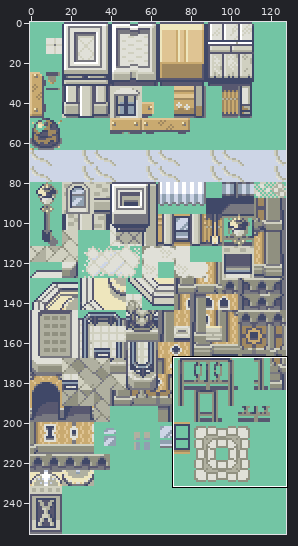
Two states of a sprite sheet, data/tilesets/secondary/rustboro/tiles.png. The first picture is a wide view before the edit; the outline marks the close-up.
Close-up. Before the edit:
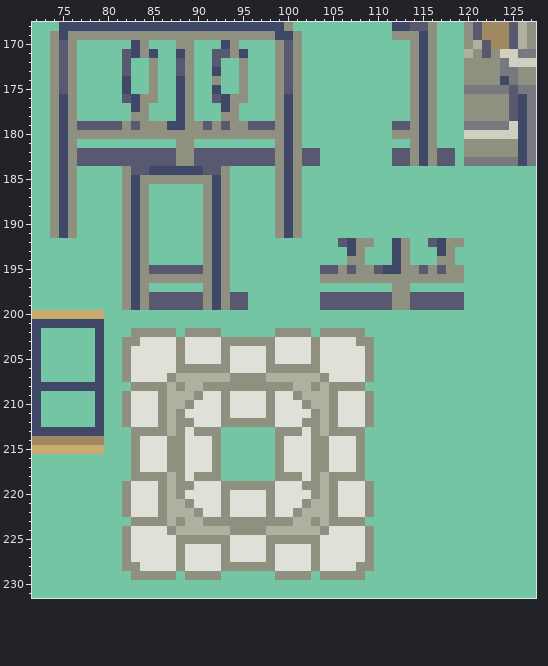
The file is 128x256 pixels. Shown: x 72..127, y 168..231.
After:
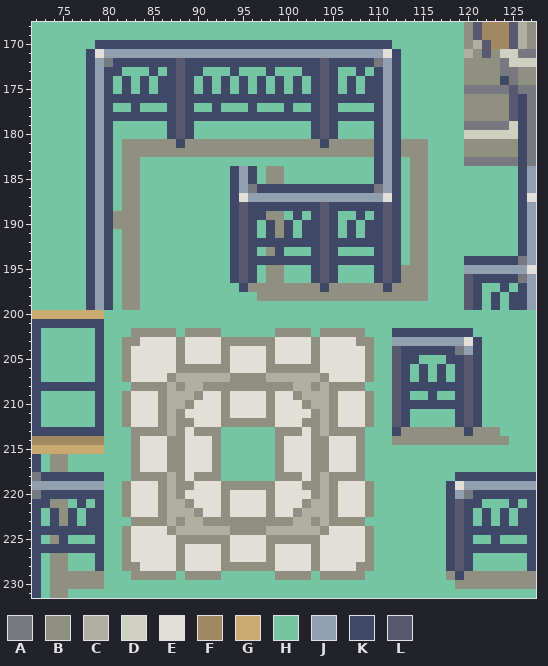
Palette (. is transparent): A #787880  B #909080  C #b0b0a0  D #d0d0c0  E #e0e0d8  F #a08860  G #c9aa70  H #73c5a4  J #90a0b0  K #404868  L #585870
Change:
Changed rows in their new state; - is an unchanged pixel.
first column x 72:
168 ---HHHHHHHHHHHHHHHHHHHHHHHHHH-----------HHHHH-----------
169 --HHHHHHHHHHHHHHHHHHHHHHHHHHHH----------HHHHH-----------
170 --HHH--KKKK-KKKKKKKKK-KKKKKKKKKKKKKKKKKK--HHH-----------
171 --HHH-KEJJJJJJJJJJJJJJJJJJJJJJJJJJJJJJJEK-HHH-----------
172 --HHH-KJAKKKKKKK-KKKKKKKKKKKKKKKLKKKKKAJK-HHH-----------
173 --HHH-KJKKH--K-K-KK-H-KH--KHHHKKLK--K-KJK-HHH-----------
174 --HHH-KJK---KHKKLK-KHK-K-K-KHK-KLK-K-KKJK-HHH-----------
175 --HHH-KJK---KHKKLK-KHK-K-K-KHK-KLK-K-KKJK-HHH-----------
176 --HHH-KJKKK-KKKKLKKKK-KKKKKK-KKKLKKKKKKJK-HHH-----------
177 --HHH-KJK---H--KLK--KHH-K--H-H-KLK----KJK-HHH-----------
178 --HHH-KJKKKKKKKKLKKKKKKKKKKK-KKKLKKKKKKJK-HHH-----------
179 --HHHHKJKHHHHHH-LKHHHHHHHHHHHH-KLK----KJKHHHH-----------
180 --HHHHKJKHHHHHHKLKHHHHHHHHHHHH-KLK----KJKHHHH-----------
181 --HHH-KJK-BBBBBBK-BBBBBBBBB-B-BBKBBBBBKJKB-BH-----------
182 --HHHHKJKHBBBBBB--BBBBBBBBB-B-BBBBBBBBKJKB-BHHH---------
183 --HHHHKJKHBBHHHHHHHHHHHHHHHHHHHH------KJKH-BHHH---------
184 --HHH-KJK--BHHHHHHHHHHKJK-B-HH--------KJK-BB----------KJ
185 --HHH-KJK--BHHHHHHHHHHKJK-B-HH--------KJK-BB----------KJ
186 --HHH-KJK--BH------HHHKJAKKK-KKKKKKKKKAJK-BB----------KJ
187 --HHH-KJK--BH------HHHKEJJJJJJJJJJJJJJJEK-BB----------KE
188 --HHH-KJK--BH------HHHKLKKKK-KKKLKKKKKKLK-BB----------KJ
189 --HHH-KJKB-BH------HHHKLKKB-HK-KLK--K-KLK-BB----------KJ
190 --HHH-KJKB-BH------HHHKLK-K--HKKLK-K-KKLK-BB----------KJ
191 --HHH-KJK--BH------HHHKLK-K--HKKLK-K-KKLK-BB----------KJ
192 ------KJK--BH------HHHKLKKKKKKKKLKK-KKKL-HBBHHHH------KJ
193 ------KJK--BH------HHHKLK-BK---KLK-HH-KL-HBB-HH-------KJ
194 ------KJK--BH------HHHKLKKKKKKKKLKKKKKKL-HBB-HH-KKKKKKAJ
195 ------KJK--BHHHHHHHHHHKLK-BB---K-KHHHHKL---BHHHHJJJJJJJE
196 ------KJK--BHHHHHHHHHHKLK-BB---KLKHHHHKLK---HHHHLKKKKKAJ
197 ------KJK--BH------HHH-KBBBBBBBBKBBBBBBK--BB----LK--K-KJ
198 ------KJK--BHHHHHHHHHHHH-BBBBBBBBBBBBBBB--BBHHHHLK-K-KKJ
199 ------KJK--BHHHHHHHHHHHH--------HHHHHHHHHHHHHHHHLK-K-KKJ
202 ----------------------------------------KKKKKKKKK-------
203 ----------------------------------------JJJJJJJJEK------
204 ----------------------------------------LKKKKKKAJK------
205 ----------------------------------------LKK---KKLK------
206 ----------------------------------------LK-K-K-KLK------
207 ----------------------------------------LK-K-K-KLK------
208 ----------------------------------------LKKKKKKKLK------
209 ----------------------------------------LK--K--KLK------
210 ----------------------------------------LKKKKKKKLK------
211 ----------------------------------------LK-----KLK------
212 ----------------------------------------LK-----KLK------
213 ----------------------------------------KBBBBBBBKBBB----
214 ----------------------------------------BBBBBBBBBBBBB---
216 K-BB----------------------------------------------------
217 K-BB----------------------------------------------------
218 AKKKKKKK---------------------------------------KKKKKKKKK
219 JJJJJJJJ--------------------------------------KEJJJJJJJJ
220 AKKKKKKK--------------------------------------KJAKKKKKKK
221 KKBB-K-K--------------------------------------KLKK---K-K
222 K-KBK-KK--------------------------------------KLK-K-K-KK
223 K-KBK-KK--------------------------------------KLK-K-K-KK
224 KKKKKKKK--------------------------------------KLKKKKKKKK
225 K-BK---K--------------------------------------KLK--K---K
226 KKKKKKKK--------------------------------------KLKKKKKKKK
227 K-BB---K--------------------------------------KLK------K
228 K-BB---K--------------------------------------KLK------K
229 K-BBBBBB--------------------------------------BKBBBBBBBB
230 K-BBBBBB---------------------------------------BBBBBBBBB
231 K-BB----------------------------------------------------
Pixel boxes of the changes (left, top, right, bottom) in both close-ups:
changed: (32, 22, 536, 598)
